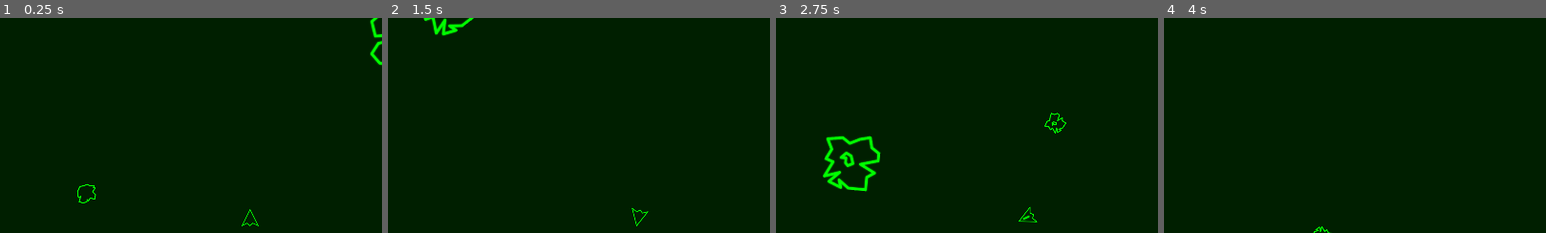
Above: before the commit, frames 1-4 (left to right).
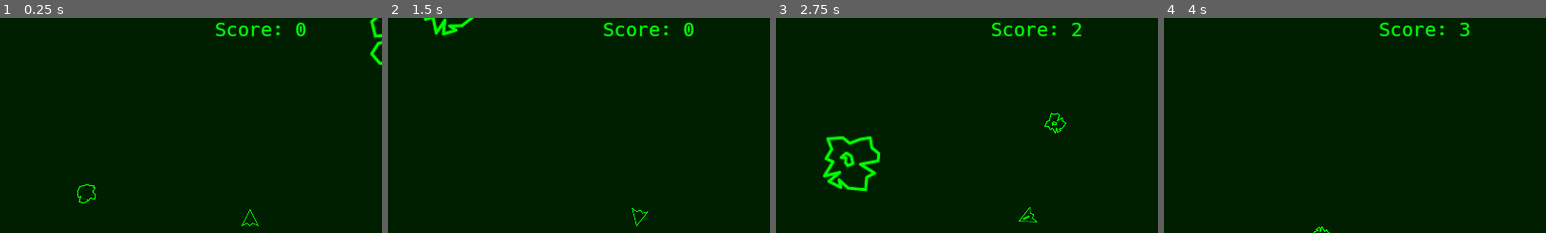
Above: after the commit, the same moments.

Repository: nalquas/gasteroids
Game: Godot game, scene res://scenes/Game.tscn
Two runs of this game, one before a commit and one after it. Both use one fixed random seed, a clock stepped at 60 frames per second and the inputs below.
Inputs:
- Up to frame 1 (0.25 s): no input
- Up to frame 2 (1.5 s): hold Right (ship_right) 0.53-1.28 s; hold Space (ship_shoot) 0.53-1.28 s; hold Left (ship_left) from 1.28 s (still down); tap Space (ship_shoot) at 1.35 s
- Up to frame 3 (2.75 s): release Left (ship_left) at 2.03 s; hold Right (ship_right) from 2.03 s (still down); hold Space (ship_shoot) from 2.03 s (still down)
- Up to frame 4 (4 s): release Right (ship_right) at 2.78 s; release Space (ship_shoot) at 2.78 s; hold Up (ship_thrust) 2.78-3.53 s; tap Space (ship_shoot) at 2.85 s; hold Left (ship_left) from 3.53 s (still down); hold Space (ship_shoot) from 3.53 s (still down)
The pictures show only the part of the screen within x 16-66%, y 0-50%; the shares and areas given below are measured in that part.

The runs differ from the first frame. In frame 1, 0.6% of the frame differs, in the area x 56-80%, y 1-9%; in frame 2, 0.6%; in frame 3, 0.5%; in frame 4, 0.5%.

Commit message:
Score display implemented

Diff:
--- /dev/null
+++ b/Gasteroids/fonts/hack.tres
@@ -0,0 +1,9 @@
+[gd_resource type="DynamicFont" load_steps=2 format=2]
+
+[ext_resource path="res://fonts/Hack-Regular.ttf" type="DynamicFontData" id=1]
+
+[resource]
+size = 48
+outline_size = 1
+outline_color = Color( 0, 1, 0, 0.345098 )
+font_data = ExtResource( 1 )
--- a/Gasteroids/scenes/Game.tscn
+++ b/Gasteroids/scenes/Game.tscn
@@ -1,9 +1,10 @@
-[gd_scene load_steps=5 format=2]
+[gd_scene load_steps=6 format=2]
 
 [ext_resource path="res://scripts/Game.gd" type="Script" id=1]
 [ext_resource path="res://scenes/Asteroid.tscn" type="PackedScene" id=2]
 [ext_resource path="res://scenes/Shot.tscn" type="PackedScene" id=3]
 [ext_resource path="res://scenes/Ship.tscn" type="PackedScene" id=4]
+[ext_resource path="res://scenes/Game_GUI.tscn" type="PackedScene" id=5]
 
 [node name="Game" type="Node"]
 script = ExtResource( 1 )
@@ -13,4 +14,6 @@
 [node name="Ship" parent="." instance=ExtResource( 4 )]
 position = Vector2( 933.696, 501.651 )
 
+[node name="Game_GUI" parent="." instance=ExtResource( 5 )]
+
 [connection signal="shoot" from="Ship" to="." method="_on_Ship_shoot"]
--- /dev/null
+++ b/Gasteroids/scenes/Game_GUI.tscn
@@ -0,0 +1,19 @@
+[gd_scene load_steps=2 format=2]
+
+[ext_resource path="res://fonts/hack.tres" type="DynamicFont" id=1]
+
+[node name="Game_GUI" type="Control"]
+anchor_right = 1.0
+anchor_bottom = 1.0
+
+[node name="Score" type="Label" parent="."]
+anchor_left = 0.5
+anchor_right = 0.5
+margin_left = -217.5
+margin_right = 217.5
+margin_bottom = 57.0
+custom_fonts/font = ExtResource( 1 )
+custom_colors/font_color = Color( 0, 1, 0, 1 )
+text = "Score: 0"
+align = 1
+valign = 1
--- a/Gasteroids/scripts/Game.gd
+++ b/Gasteroids/scripts/Game.gd
@@ -1,16 +1,16 @@
 extends Node
-
-signal score_changed
 
 export (PackedScene) var scene_asteroid
 export (PackedScene) var scene_shot
 
 var level = 0
 var score = 0
+var respawns = 2
 var waitingForNextLevel = false
 var t_nextLevel = 0
 
 func _ready():
+	$Game_GUI/Score.text = "Score: 0"
 	spawnAsteroids(5+level*2)
 
 #warning-ignore:unused_argument
@@ -63,4 +63,4 @@
 
 func _on_Asteroid_destroyed():
 	score+=1
-	emit_signal("score_changed", score)
+	$Game_GUI/Score.text = "Score: " + String(score)
Binary file added: Gasteroids/fonts/Hack-Regular.ttf
